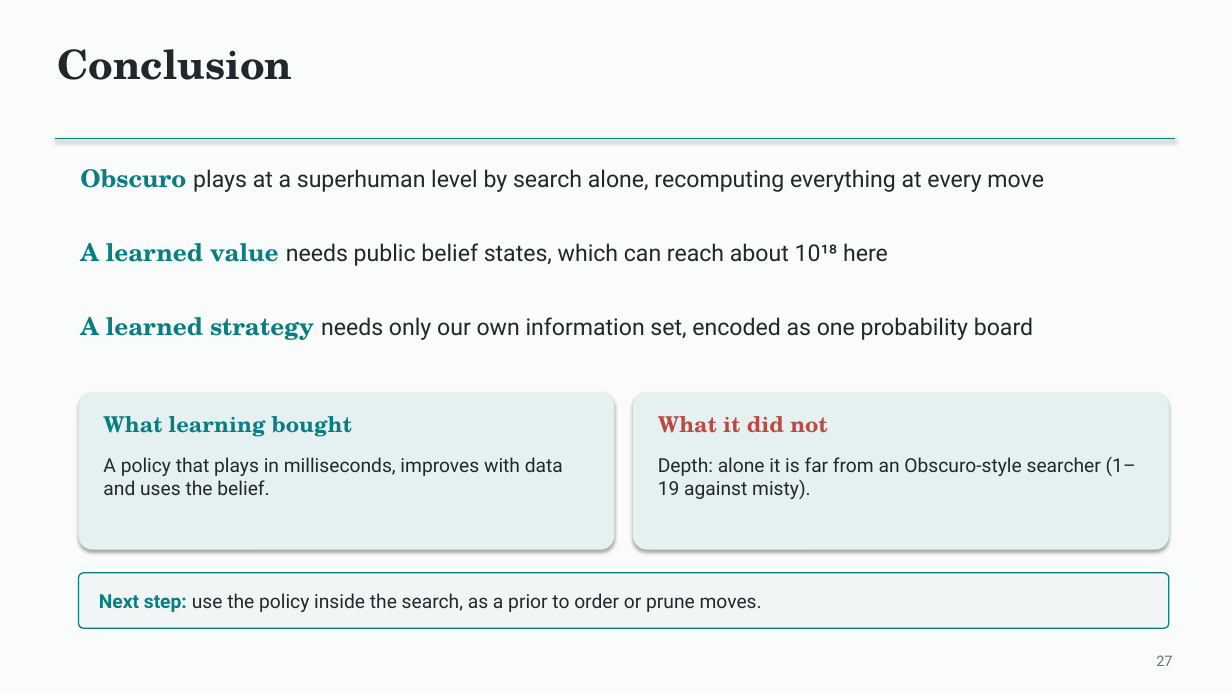
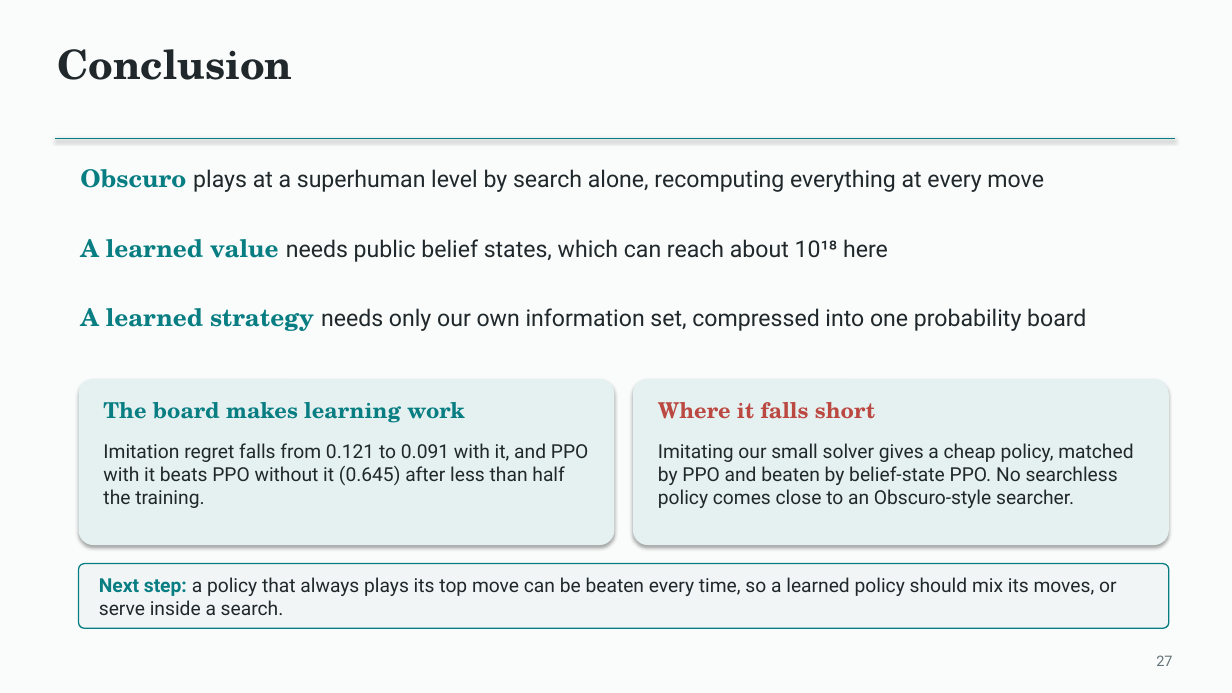
Before and after one commit to Mr-Teal/CS5446_project, a slide deck: slide 27 of docs/presentation/Fog of War Chess - final deck.pptx. Drawn at 1232x693 pixels with LibreOffice and Linux fonts; fonts in the diff are those of the drawing. Boxes give left, top, right and bottom in pixels: in the first picture for what was removed or moved away, otherwise in the second. Text is boxed around its words. In the diff, an @@ line names an element or a change of style, - is before the commit and + after.

```diff
--- a/docs/presentation/Fog of War Chess - final deck.pptx
+++ b/docs/presentation/Fog of War Chess - final deck.pptx
@@ text "A learned value needs public ...": place and size @@
-text "A learned value needs public ..." at bbox=[80, 243, 888, 266]
+text "A learned value needs public ..." at bbox=[80, 239, 888, 262]
@@ text at bbox=[80, 308, 1086, 331]: text changed @@
-A learned strategy needs only our own information set, encoded as one probability board
+A learned strategy needs only our own information set, compressed into one probability board
@@ rounded rectangle: place and size @@
-rounded rectangle at bbox=[79, 393, 615, 550]
+rounded rectangle at bbox=[79, 379, 615, 545]
@@ rounded rectangle: place and size @@
-rounded rectangle at bbox=[633, 393, 1169, 550]
+rounded rectangle at bbox=[633, 379, 1169, 545]
@@ text at bbox=[103, 402, 465, 423]: text changed @@
-What learning bought
+The board makes learning work
@@ text at bbox=[658, 402, 875, 419]: text changed @@
-What it did not
+Where it falls short
@@ text at bbox=[103, 443, 588, 508]: text changed @@
-A policy that plays in milliseconds, improves with data and uses the belief.
+Imitation regret falls from 0.121 to 0.091 with it, and PPO with it beats PPO without it (0.645) after less than half the training.
@@ text at bbox=[658, 443, 1133, 508]: text changed @@
-Depth: alone it is far from an Obscuro-style searcher (1–19 against misty).
+Imitating our small solver gives a cheap policy, matched by PPO and beaten by belief-state PPO. No searchless policy comes close to an Obscuro-style searcher.
@@ rounded rectangle: place and size @@
-rounded rectangle at bbox=[79, 573, 1169, 628]
+rounded rectangle at bbox=[79, 564, 1169, 628]
@@ text at bbox=[99, 577, 1116, 615]: text changed @@
-Next step: use the policy inside the search, as a prior to order or prune moves.
+Next step: a policy that always plays its top move can be beaten every time, so a learned policy should mix its moves, or serve inside a search.
```
Also in this commit, not shown: 2 other slides changed, 1 other file.
